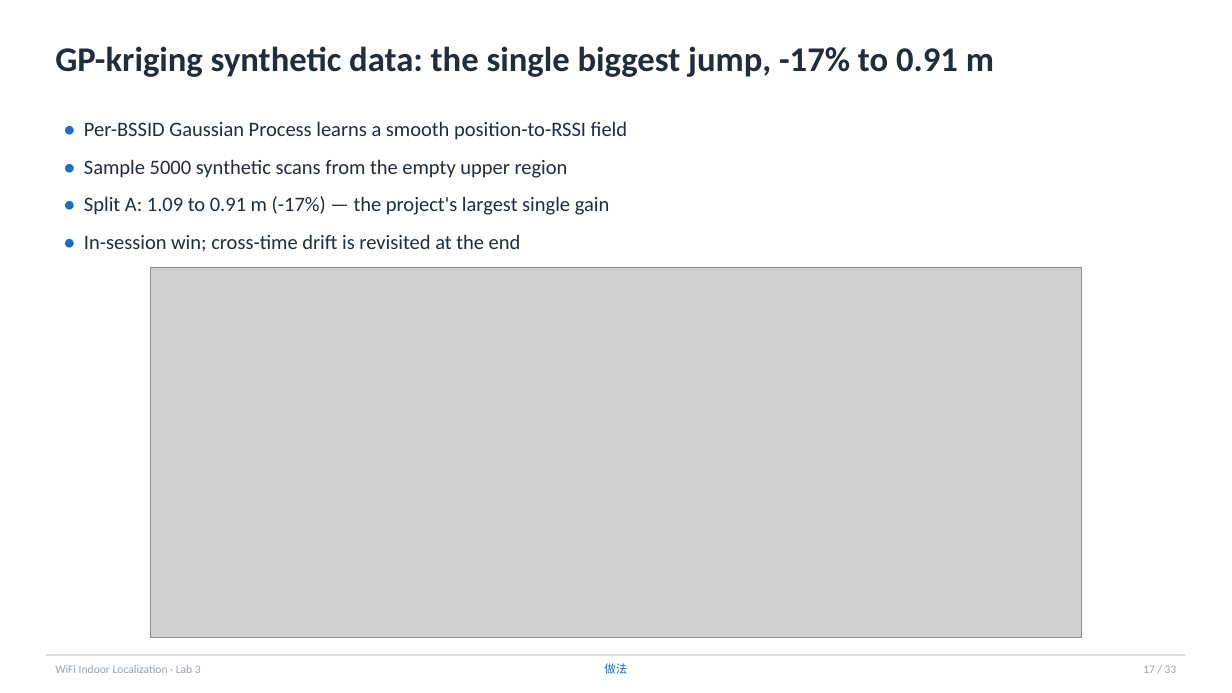
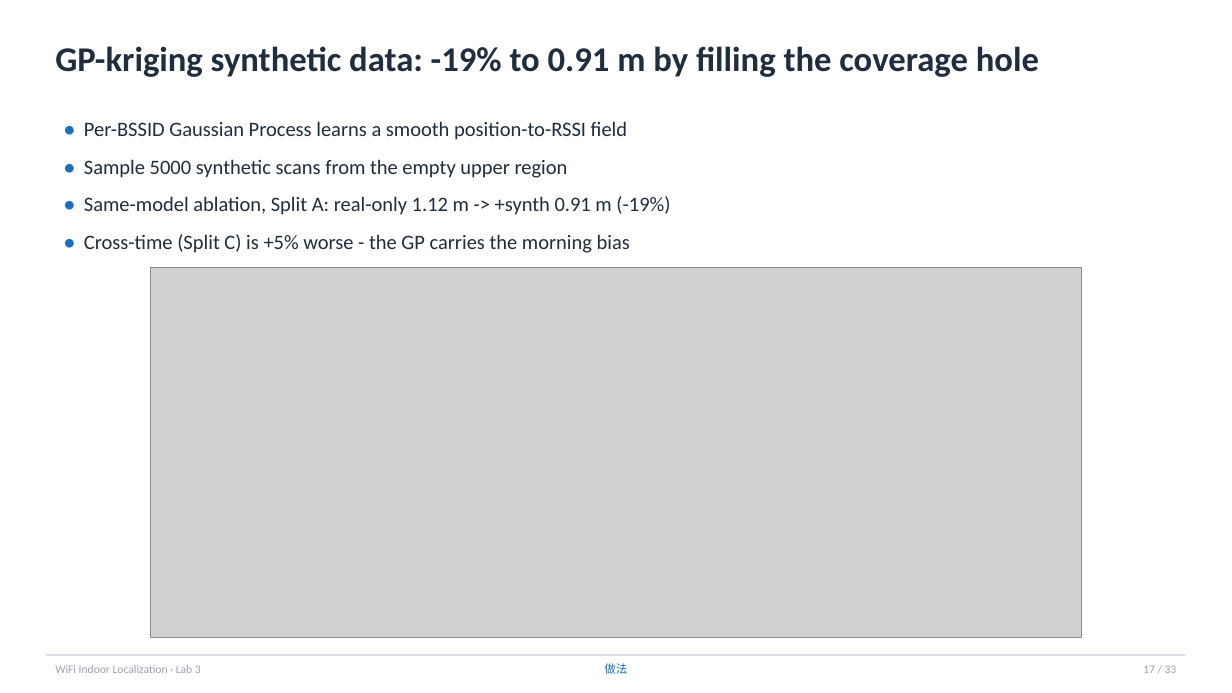
Before and after one commit to kmliy901054/cv2x-wifi-fingerprint, a slide deck: slide 17 of lab3/outputs/slides/lab3_presentation.pptx. Drawn at 1232x693 pixels with LibreOffice and Linux fonts; fonts in the diff are those of the drawing; grey boxes stand for pictures. Boxes give left, top, right and bottom in pixels: in the first picture for what was removed or moved away, otherwise in the second. Text is boxed around its words. In the diff, an @@ line names an element or a change of style, - is before the commit and + after.

```diff
--- a/lab3/outputs/slides/lab3_presentation.pptx
+++ b/lab3/outputs/slides/lab3_presentation.pptx
@@ text at <box>55,46,1039,77</box>: text changed @@
-GP-kriging synthetic data: the single biggest jump, -17% to 0.91 m
+GP-kriging synthetic data: -19% to 0.91 m by filling the coverage hole
@@ text at <box>84,196,670,253</box>: text changed @@
-• Split A: 1.09 to 0.91 m (-17%) — the project's largest single gain
-• In-session win; cross-time drift is revisited at the end
+• Same-model ablation, Split A: real-only 1.12 m -> +synth 0.91 m (-19%)
+• Cross-time (Split C) is +5% worse - the GP carries the morning bias
```
Also in this commit, not shown: 1 other slide changed, 9 other files.
